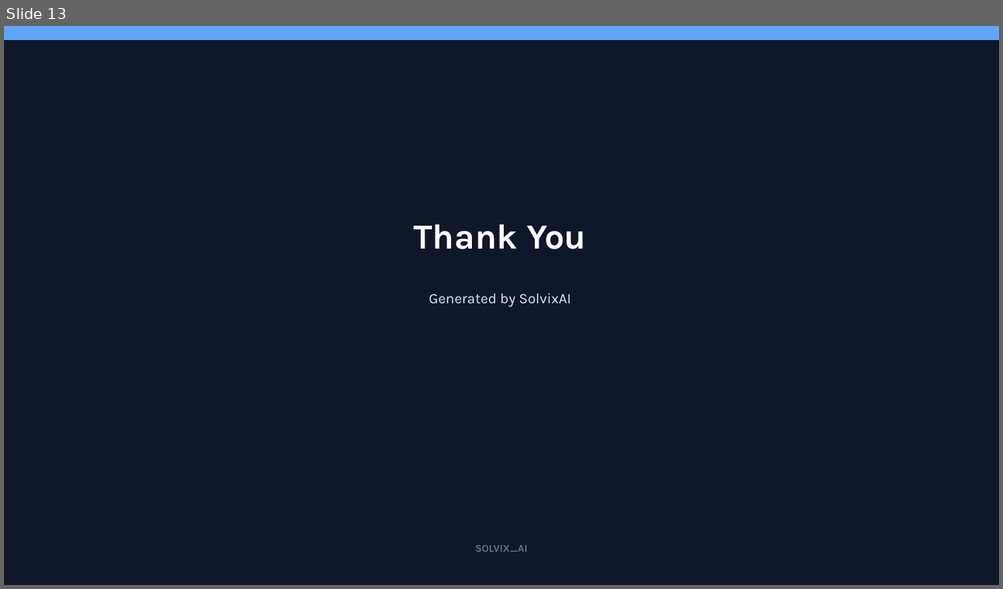
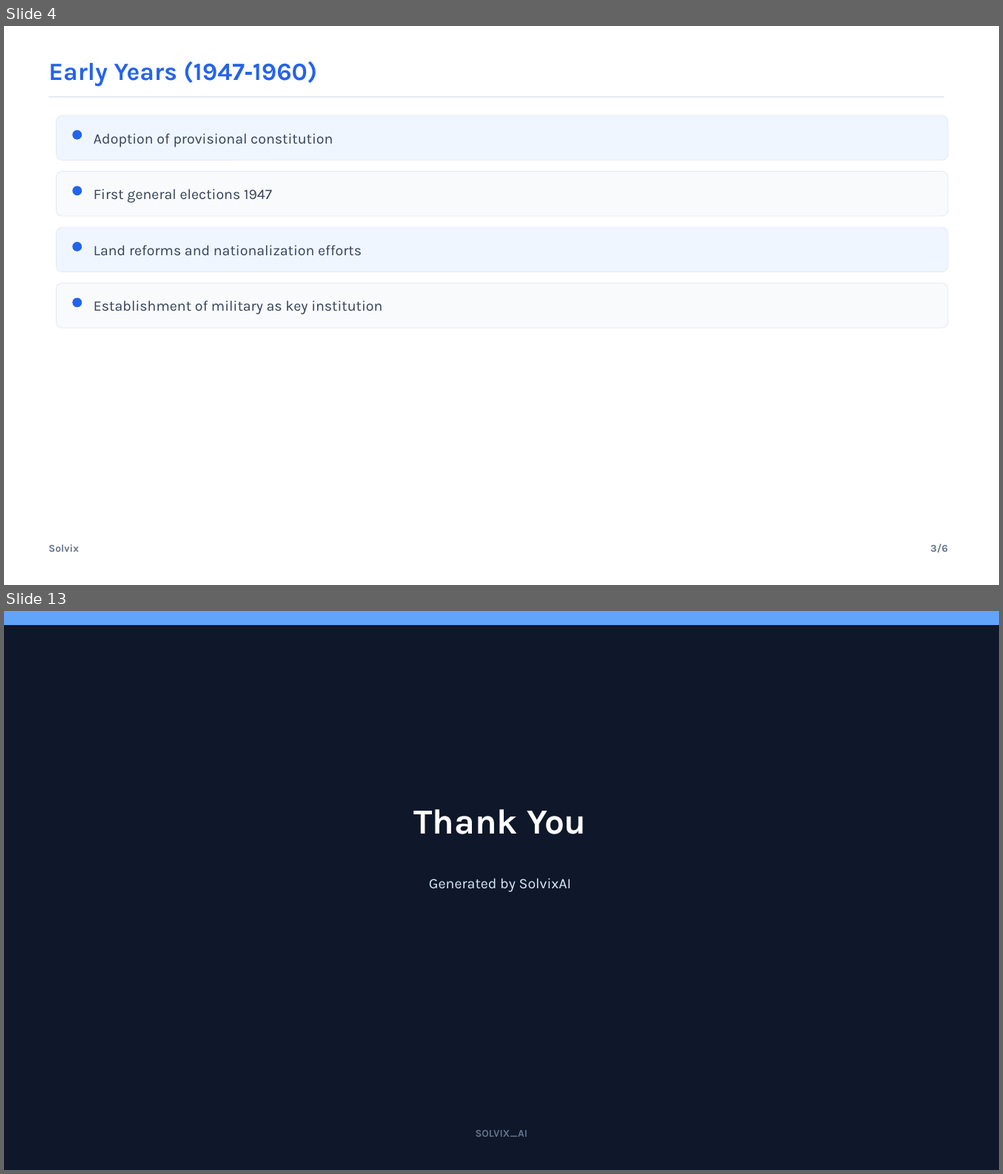
Before and after one commit to SirajAbid17/Solvix, a slide deck: backend/services/agent/presentation.pptx. Shown one above the other, each under a label of ours: slide 13 before the commit, slides 4 and 13 after it; the slides between them are not shown. The pictures are 1003x589 and 1003x1174 pixels, drawn with LibreOffice and Linux fonts; fonts in the diff are those of the drawing. Boxes give left, top, right and bottom in pixels: in the first picture for what was removed or moved away, otherwise in the second. Text is boxed around its words. In the diff, an @@ line names an element or a change of style, - is before the commit and + after.

```diff
--- a/backend/services/agent/presentation.pptx
+++ b/backend/services/agent/presentation.pptx
@@ slide 4 added at <box>4,26,999,585</box>, background #FFFFFF @@
@@ text added at <box>48,62,318,87</box>, 24 pt, text #2563EB, bold @@
+Early Years (1947‑1960)
@@ line added from (48, 97) to (944, 97), #E2E8F0 1.2 pt @@
@@ rounded rectangle added at <box>57,116,948,160</box>, fill #EFF6FF, outline #E2E8F0 0.5 pt @@
@@ ellipse added at <box>73,130,82,139</box>, fill #2563EB, outline #2563EB 0.5 pt @@
@@ text added at <box>94,133,333,147</box>, 14 pt, text #334155 @@
+Adoption of provisional constitution
@@ rounded rectangle added at <box>57,172,948,216</box>, fill #F8FAFC, outline #E2E8F0 0.5 pt @@
@@ ellipse added at <box>73,187,82,195</box>, fill #2563EB, outline #2563EB 0.5 pt @@
@@ text added at <box>94,189,272,203</box>, 14 pt, text #334155 @@
+First general elections 1947
@@ rounded rectangle added at <box>57,227,948,272</box>, fill #EFF6FF, outline #E2E8F0 0.5 pt @@
@@ ellipse added at <box>73,242,82,251</box>, fill #2563EB, outline #2563EB 0.5 pt @@
@@ text added at <box>94,245,361,255</box>, 14 pt, text #334155 @@
+Land reforms and nationalization efforts
@@ rounded rectangle added at <box>57,284,948,328</box>, fill #F8FAFC, outline #E2E8F0 0.5 pt @@
@@ ellipse added at <box>73,298,82,307</box>, fill #2563EB, outline #2563EB 0.5 pt @@
@@ text added at <box>94,301,382,315</box>, 14 pt, text #334155 @@
+Establishment of military as key institution
@@ text added at <box>48,545,79,552</box>, 10 pt, text #64748B, bold @@
+Solvix
@@ text added at <box>930,544,948,553</box>, 10 pt, text #64748B, bold @@
+3/6
```
Also in this commit, not shown: 6 slides changed, 5 other slides added, 6 slides removed, 22 other files.
